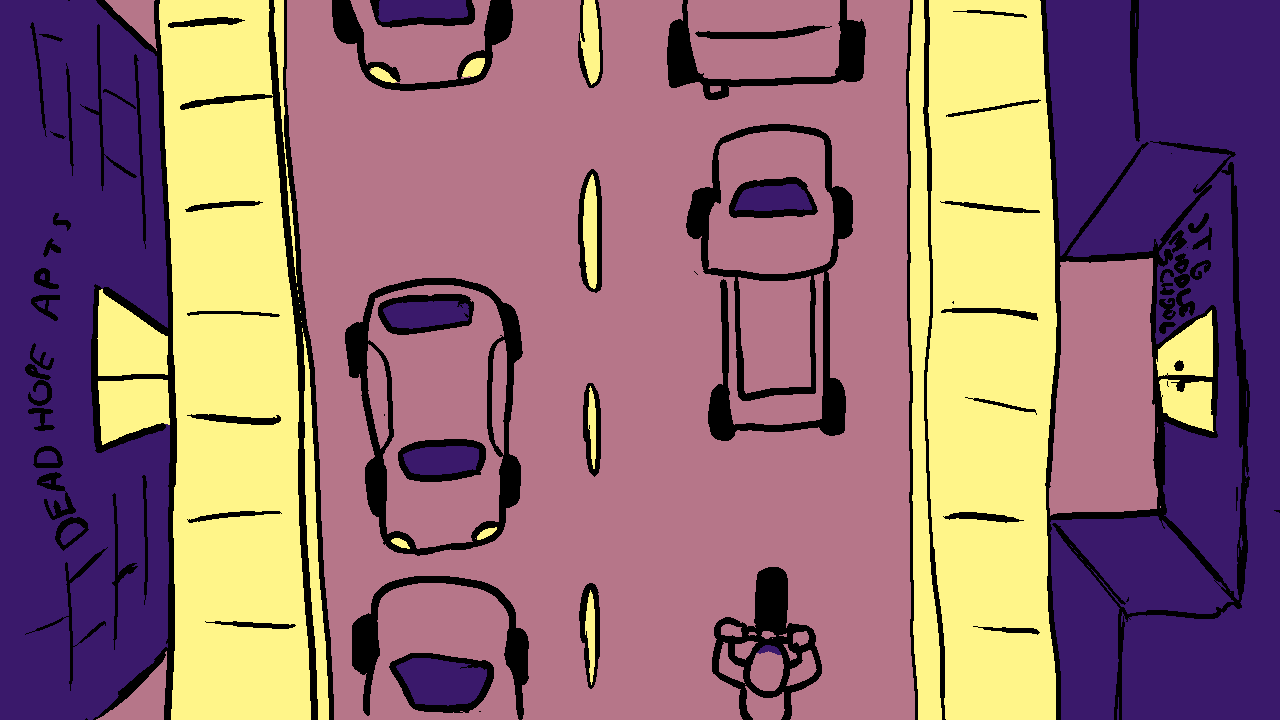
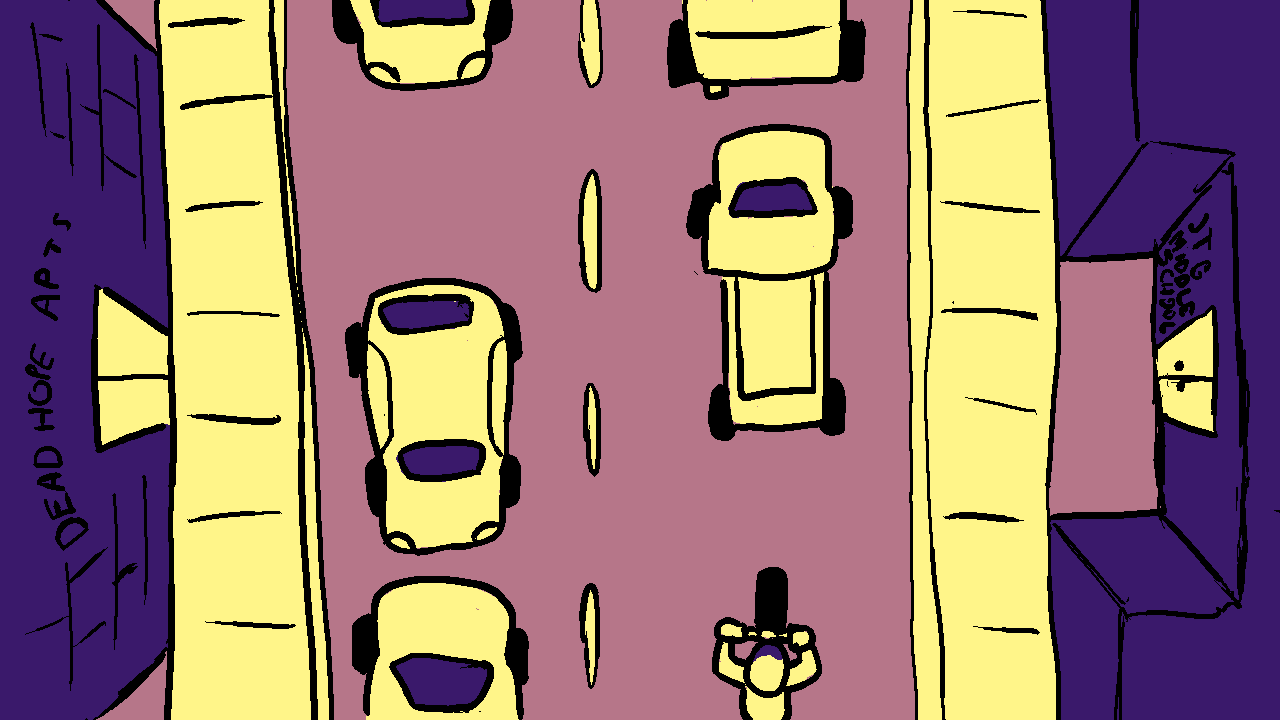
Layer changes from the first w=1280, h=720 image to the second:
added layer "Layer #2" above "Layer #1" over [350, 0, 841, 720]
